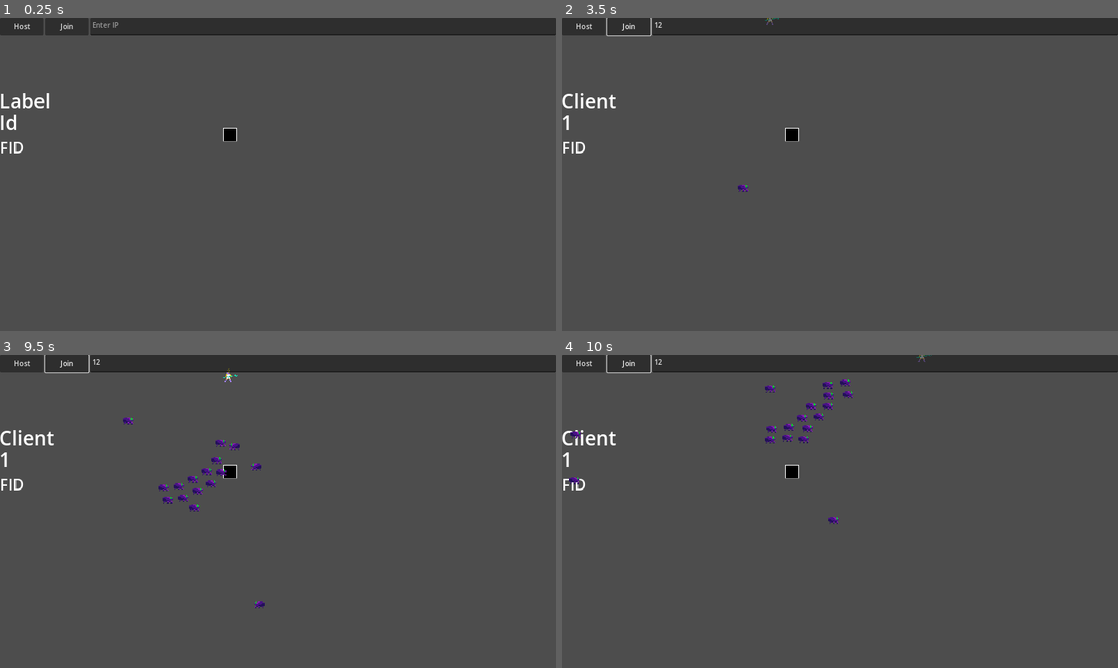
Above: before the commit, frames 1-4 (two rows, left to right).
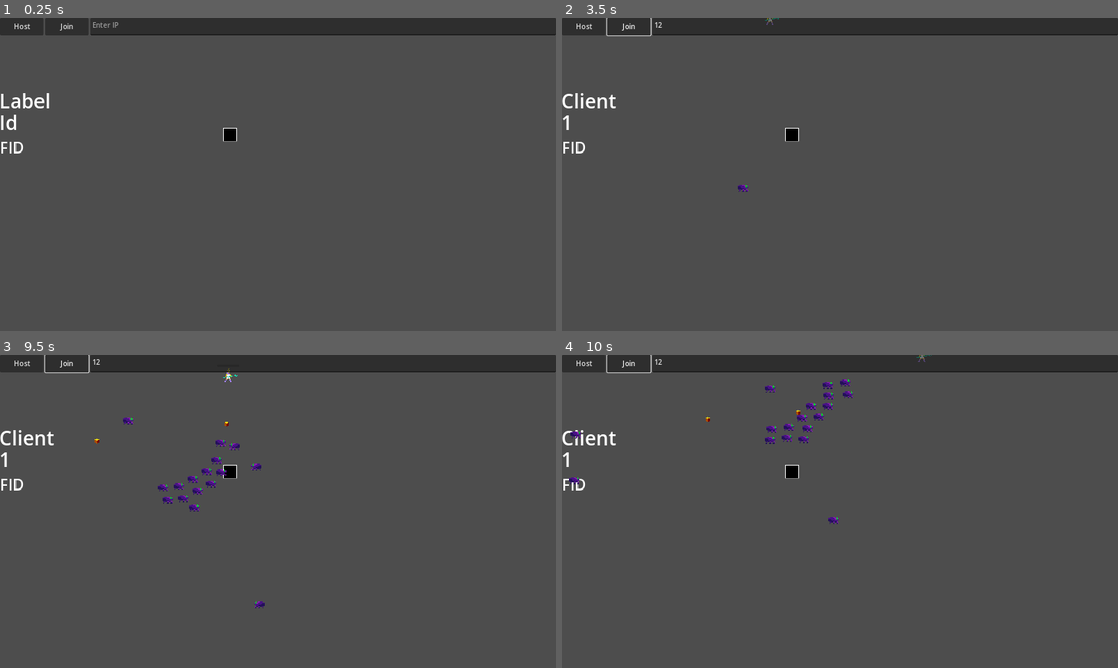
Above: after the commit, the same moments.

Repository: lokasc/rsPrototype
Game: Godot game, scene res://ver_1/game/main/game_manager.tscn
Two runs of this game, one before a commit and one after it. Both use one fixed random seed, a clock stepped at 60 frames per second and the inputs below.
Inputs (mouse positions are in pixels of both pictures, inside the frame that each line leads up to):
- Up to frame 1 (0.25 s): no input
- Up to frame 2 (3.5 s): click (884, 27) at 0.52 s; type "12" at 0.6 s; click "Host" at 1.25 s; click "Join" at 2 s; move the mouse to (962, 158) at 2.77 s; hold D (right) from 2.78 s (still down); click (962, 158) at 2.85 s
- Up to frame 3 (9.5 s): move the mouse to (166, 527) at 3.52 s; release D (right) at 3.53 s; hold S (down) 3.53-4.28 s; click (166, 527) at 3.6 s; move the mouse to (333, 442) at 4.27 s; hold D (right) 4.28-5.03 s; click (333, 442) at 4.35 s; move the mouse to (250, 574) at 5.02 s; hold W (up) 5.03-5.78 s; click (250, 574) at 5.1 s; move the mouse to (444, 558) at 5.77 s; hold A (left) 5.78-7.28 s; click (444, 558) at 5.85 s; move the mouse to (111, 464) at 6.52 s; click (111, 464) at 6.6 s; move the mouse to (305, 511) at 7.27 s; hold S (down) 7.28-8.03 s; click (305, 511) at 7.35 s; move the mouse to (194, 433) at 8.02 s; hold D (right) 8.03-8.78 s; click (194, 433) at 8.1 s; move the mouse to (400, 495) at 8.77 s; hold W (up) from 8.78 s (still down); click (400, 495) at 8.85 s
- Up to frame 4 (10 s): move the mouse to (728, 527) at 9.52 s; release W (up) at 9.53 s; hold D (right) from 9.53 s (still down); click (728, 527) at 9.6 s

Frames 1-2 are identical in both runs. In frame 3, less than 0.1% of the frame differs, in the area x 17-42%, y 21-48%; in frame 4, less than 0.1%, in the area x 25-47%, y 17-29%.

Commit message:
Added Experience orbs & pick up
- Added experience orbs
  - once touching the pick up radius from a character, it will lock on and move towards the character
- Added groups for easy node locating
  - xp orb can locate correct Area 2D
  - pest can locate the loot node
- Added dropping xp when dying in pest code only
  - Added option for dropping multiple xp orbs
- Added Temp Level bar for Trebbie
- Added pick up radius for Trebbie
- Added xp increase function for Trebbie
- Added Loot node in game_manager for the xp orbs to go in

Diff:
--- /dev/null
+++ b/experience_orbs.gd
@@ -0,0 +1,40 @@
+extends Node2D
+
+# Speed of the xp orb going towards the players
+var speed = 1
+
+var collected : bool = false
+
+# Getting the player who collected the xp orb
+var character : CharacterBody2D
+
+signal xp_collected
+
+# Called when the node enters the scene tree for the first time.
+func _ready() -> void:
+	pass # Replace with function body.
+
+
+# Called every frame. 'delta' is the elapsed time since the previous frame.
+func _process(delta: float) -> void:
+	if collected == true:
+		# The movement may be more fancy than just moving towards the players
+		position = position.move_toward(character.position,speed)
+		speed *= 1.01
+
+		# Destroys the node when the player collects it
+		if position == character.position:
+			xp_collected.emit()
+			queue_free()
+
+func _on_area_2d_area_entered(area: Area2D) -> void:
+	# Checks if the area is the pick up radius
+	if area.is_in_group("pick_up") and collected == false:
+		collected = true
+		character = area.get_parent()
+
+		# Connects to the player's character
+		# There were repeated connects error if the check wasn't there
+		if xp_collected.is_connected(character.on_xp_collected):
+			return
+		xp_collected.connect(character.on_xp_collected)
--- /dev/null
+++ b/experience_orbs.tscn
@@ -0,0 +1,33 @@
+[gd_scene load_steps=5 format=3 uid="uid://dqo707vlmdeen"]
+
+[ext_resource type="Script" path="res://experience_orbs.gd" id="1_861ga"]
+[ext_resource type="Texture2D" uid="uid://c4raa8pik23k4" path="res://Godlucdimje_Demo_Cubes.png" id="2_dwdm0"]
+
+[sub_resource type="CircleShape2D" id="CircleShape2D_154id"]
+radius = 7.0
+
+[sub_resource type="CircleShape2D" id="CircleShape2D_u4hug"]
+radius = 5.0
+
+[node name="Experience orbs" type="RigidBody2D"]
+mass = 0.001
+gravity_scale = 0.0
+script = ExtResource("1_861ga")
+
+[node name="Sprite2D" type="Sprite2D" parent="."]
+scale = Vector2(0.1, 0.1)
+texture = ExtResource("2_dwdm0")
+region_enabled = true
+region_rect = Rect2(190, 30, 100, 120)
+
+[node name="Area2D" type="Area2D" parent="."]
+collision_layer = 10
+collision_mask = 10
+
+[node name="CollisionShape2D" type="CollisionShape2D" parent="Area2D"]
+shape = SubResource("CircleShape2D_154id")
+
+[node name="CollisionShape2D" type="CollisionShape2D" parent="."]
+shape = SubResource("CircleShape2D_u4hug")
+
+[connection signal="area_entered" from="Area2D" to="." method="_on_area_2d_area_entered"]
--- a/project.godot
+++ b/project.godot
@@ -27,6 +27,11 @@
 "res://beat_sync/": "gray",
 "res://ver_1/": "orange"
 }
+
+[global_group]
+
+pick_up=""
+loot=""
 
 [input]
 
--- a/ver_1/character/enemy/Pest/pest.gd
+++ b/ver_1/character/enemy/Pest/pest.gd
@@ -1,7 +1,11 @@
 class_name Pest
 extends BaseEnemy
 
+@export var xp_worth = 1
+
 @onready var sprite : Sprite2D = $Sprite2D
+@onready var loot = get_tree().get_first_node_in_group("loot")
+@onready var xp_orb = load("res://experience_orbs.tscn")
 
 func _init():
 	super()
@@ -22,9 +26,9 @@
 	else:
 		velocity = direction * char_stats.spd
 
-	if direction.x <0:
+	if direction.x < 0:
 		sprite.scale.x = 1
-	elif direction.x >0:
+	elif direction.x > 0:
 		sprite.scale.x = -1
 	else:
 		sprite.scale.x = -1
@@ -35,6 +39,10 @@
 func take_damage(dmg):
 	super(dmg)
 	if current_health <= 0:
+		for i in range(xp_worth):
+			var new_xp = xp_orb.instantiate()
+			loot.call_deferred("add_child", new_xp)
+			new_xp.position = position + Vector2(randi_range(-5,5),randi_range(-5,5))
 		queue_free()
 
 
--- a/ver_1/character/hero/Trebbie/trebbie.gd
+++ b/ver_1/character/hero/Trebbie/trebbie.gd
@@ -5,7 +5,12 @@
 
 var sprite_dir : int
 
+@export var pick_up_radius : int = 40
+@export var xp_level : int = 0
+
+@onready var pick_up : CollisionShape2D = $PickUpRadius/CollisionShape2D
 @onready var sprite : Sprite2D = $Sprite2D
+@onready var levels = $LevelBar
 
 func _enter_tree():
 	super()
@@ -14,18 +19,21 @@
 func _ready():
 	super()
 	initial_state = basic_attack
+	pick_up.shape.radius = pick_up_radius
 
 func _process(_delta):
 	super(_delta)
+	levels.value = xp_level
+
 
 func _physics_process(_delta):
 	super(_delta)
 
+	# Changing the sprite direction to the last moved direction
 	if input.direction.x <0:
 		sprite_dir = Facing.LEFT
 	elif input.direction.x >0:
 		sprite_dir = Facing.RIGHT
-
 	match sprite_dir:
 		0:
 			sprite.scale.x = -1
@@ -40,3 +48,6 @@
 	char_stats.spd = 700
 	char_stats.aoe = 2
 	char_stats.atk = 100
+
+func on_xp_collected():
+	xp_level += 1
--- a/ver_1/character/hero/Trebbie/trebbie.tscn
+++ b/ver_1/character/hero/Trebbie/trebbie.tscn
@@ -24,10 +24,14 @@
 radius = 9.0
 height = 32.0
 
+[sub_resource type="CircleShape2D" id="CircleShape2D_fdqo3"]
+radius = 100.0
+
 [node name="Trebbie" type="CharacterBody2D" node_paths=PackedStringArray("basic_attack")]
-collision_layer = 2
-collision_mask = 2
+collision_layer = 10
+collision_mask = 10
 script = ExtResource("1_4x4su")
+pick_up_radius = 100
 basic_attack = NodePath("TrebbieAttack")
 char_name = "Trebbie"
 char_id = 1
@@ -48,3 +52,19 @@
 hframes = 4
 
 [node name="TextPopUp" parent="." instance=ExtResource("4_ghe2d")]
+
+[node name="PickUpRadius" type="Area2D" parent="." groups=["pick_up"]]
+collision_layer = 8
+collision_mask = 8
+
+[node name="CollisionShape2D" type="CollisionShape2D" parent="PickUpRadius"]
+shape = SubResource("CircleShape2D_fdqo3")
+debug_color = Color(0.578613, 0.518871, 0.52597, 0.42)
+
+[node name="LevelBar" type="ProgressBar" parent="."]
+offset_left = -25.0
+offset_top = -25.0
+offset_right = 230.0
+offset_bottom = 2.0
+scale = Vector2(0.2, 0.2)
+show_percentage = false
--- a/ver_1/game/main/game_manager.tscn
+++ b/ver_1/game/main/game_manager.tscn
@@ -10,3 +10,5 @@
 [node name="NetManager" parent="." instance=ExtResource("2_188hs")]
 
 [node name="EnemySpawner" parent="." instance=ExtResource("3_l8iil")]
+
+[node name="Loot" type="Node2D" parent="." groups=["loot"]]
Not shown: 1 places in ver_1/character/hero/Trebbie/trebbie.tscn that only renumber resources
